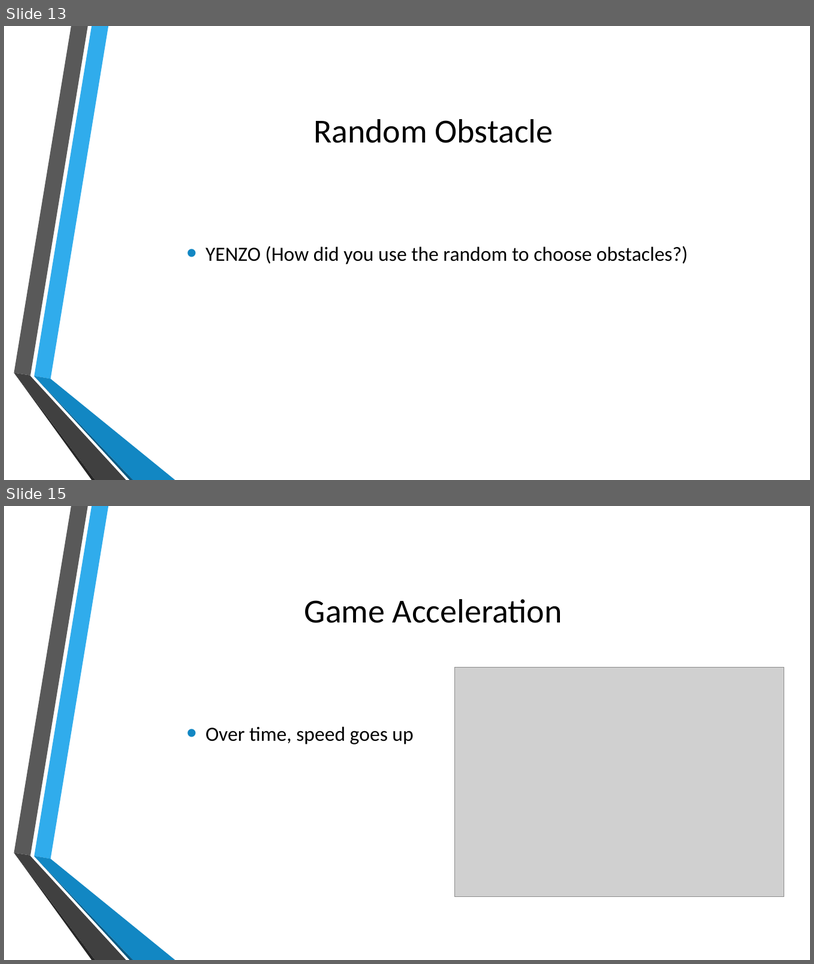
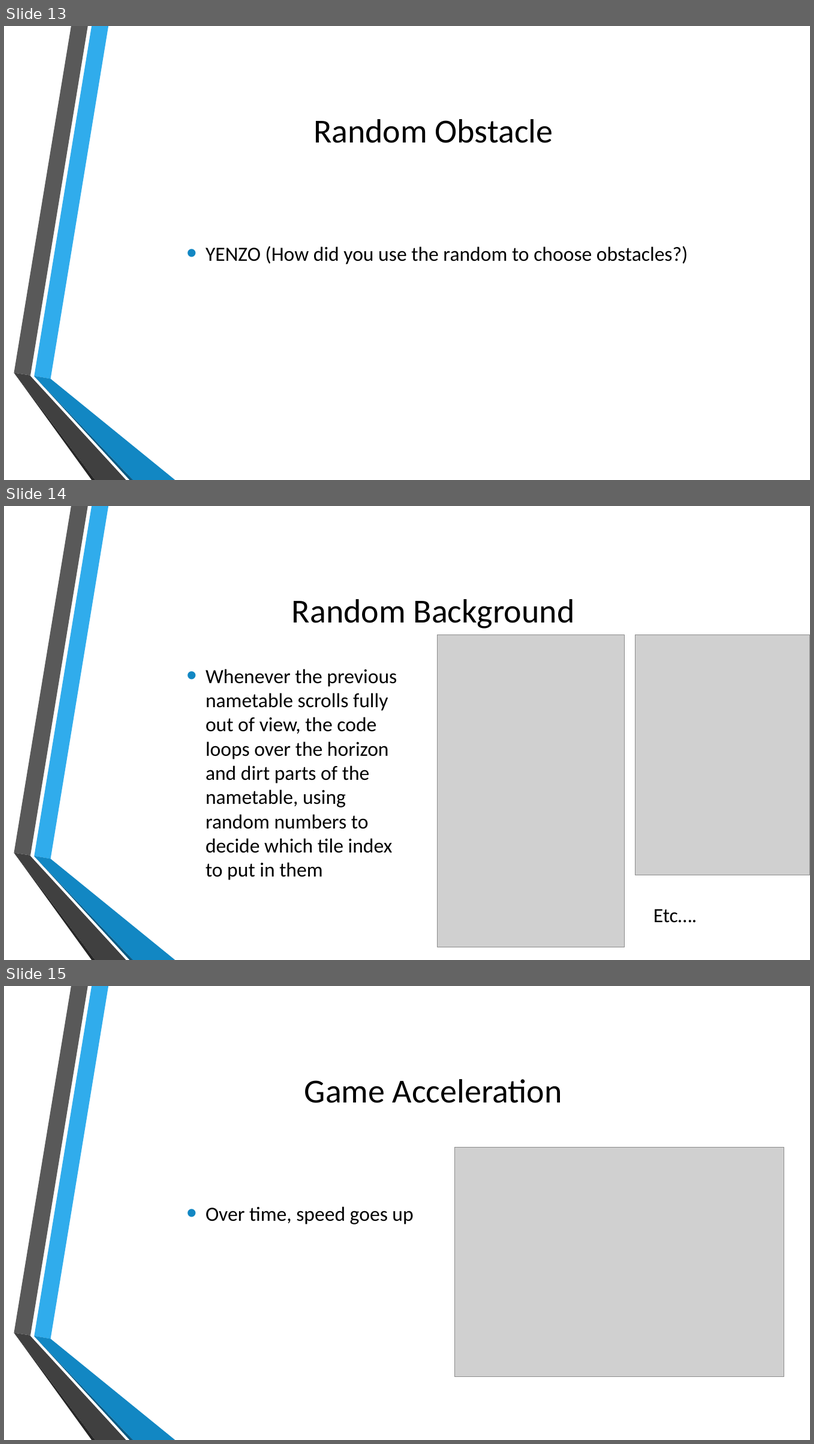
Before and after one commit to MatthiasOoms/NESDinoGame, a slide deck: Resources/NESDinoGame.pptx. Shown one above the other, each under a label of ours: slides 13 and 15 before the commit, slides 13, 14 and 15 after it; the slides between them are not shown. The pictures are 814x964 and 814x1444 pixels, drawn with LibreOffice and Linux fonts; fonts in the diff are those of the drawing; grey boxes stand for pictures; background and template pictures are left out. Boxes give left, top, right and bottom in pixels: in the first picture for what was removed or moved away, otherwise in the second. Text is boxed around its words. In the diff, an @@ line names an element or a change of style, - is before the commit and + after.

Commit message:
Adding my slides

```diff
--- a/Resources/NESDinoGame.pptx
+++ b/Resources/NESDinoGame.pptx
@@ slide 14 added at (x1=4, y1=506, x2=810, y2=960), background picture (left out); not listed: 6 template elements that a slide beside it also shows @@
@@ title added at (x1=292, y1=599, x2=575, y2=628), 40 pt, text #000000 @@
+Random Background
@@ picture added at (x1=438, y1=635, x2=624, y2=947) @@
@@ picture added at (x1=636, y1=635, x2=810, y2=875) @@
@@ text added at (x1=206, y1=669, x2=397, y2=880), 24 pt, text #000000 @@
+• Whenever the previous nametable scrolls fully out of view, the code loops over the horizon and dirt parts of the nametable, using random numbers to decide which tile index to put in them
@@ text added at (x1=654, y1=909, x2=698, y2=922), 24 pt, text #000000 @@
+Etc….
```
Also in this commit, not shown: 1 other slide added, 2 slides removed.
